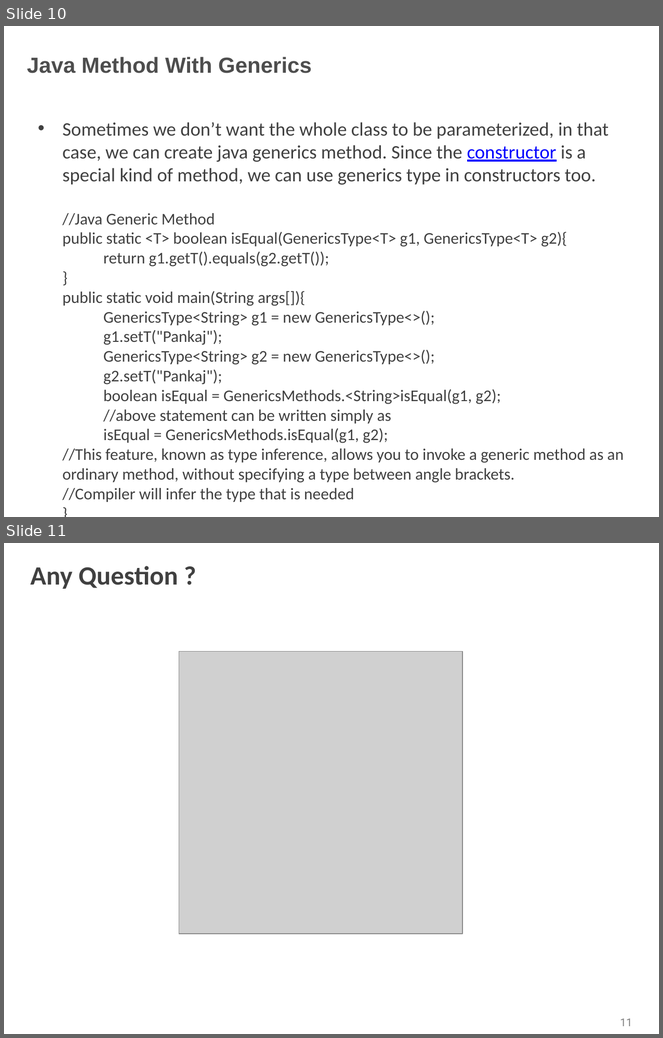
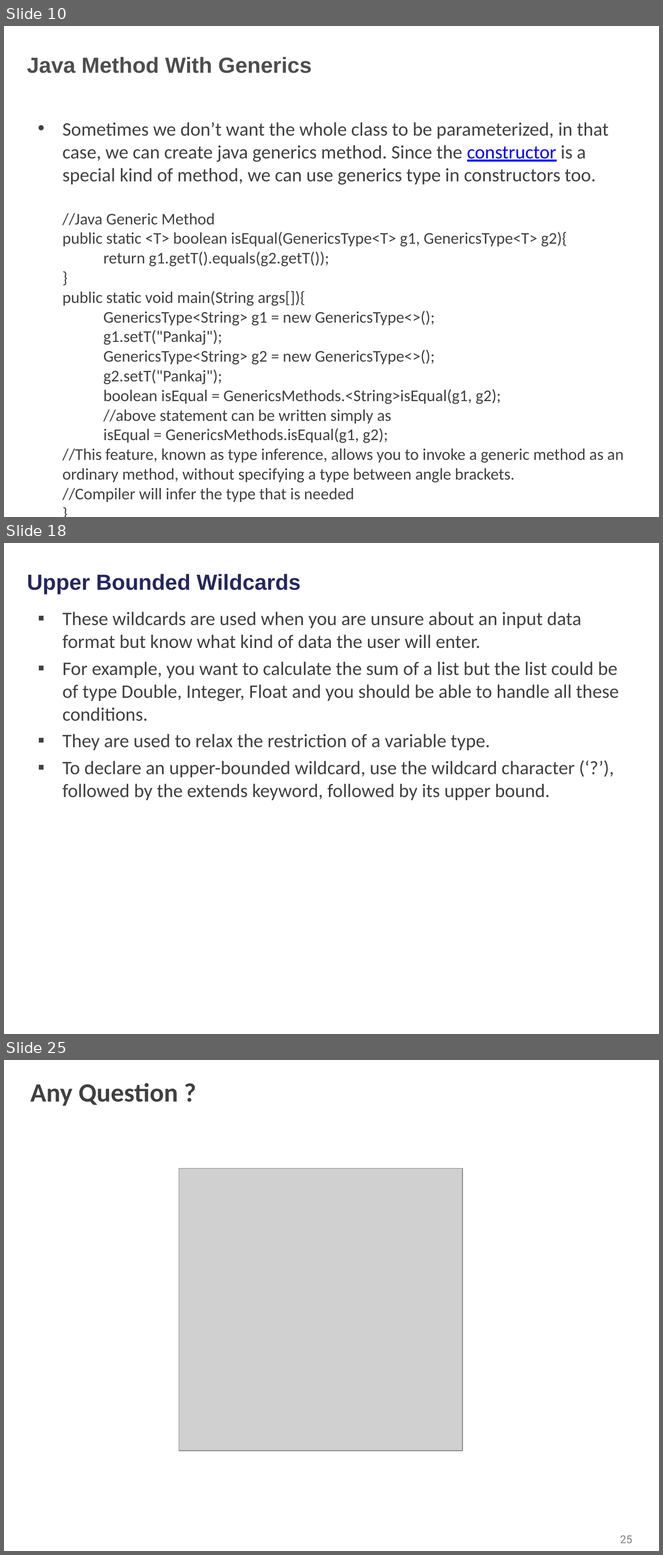
Before and after one commit to shalini06mittal/NCPIWS, a slide deck: ppt/Generics_Refresher.pptx. Shown one above the other, each under a label of ours: slides 10 and 11 before the commit, slides 10, 18 and 25 after it; the slides between them are not shown. The pictures are 663x1038 and 663x1555 pixels, drawn with LibreOffice and Linux fonts; fonts in the diff are those of the drawing; grey boxes stand for pictures; background and template pictures are left out. Boxes give left, top, right and bottom in pixels: in the first picture for what was removed or moved away, otherwise in the second. Text is boxed around its words. In the diff, an @@ line names an element or a change of style, - is before the commit and + after.

```diff
--- a/ppt/Generics_Refresher.pptx
+++ b/ppt/Generics_Refresher.pptx
@@ slide 18 added at [4,543,659,1034], background picture (left out) @@
@@ title added at [27,574,301,594], 24 pt, text #25265E, bold @@
+Upper Bounded Wildcards
@@ text added at [62,612,619,800], 21 pt, text #404040 @@
+▪ These wildcards are used when you are unsure about an input data format but know what kind of data the user will enter.
+▪ For example, you want to calculate the sum of a list but the list could be of type Double, Integer, Float and you should be able to handle all these conditions.
+▪ They are used to relax the restriction of a variable type.
+▪ To declare an upper-bounded wildcard, use the wildcard character (‘?’), followed by the extends keyword, followed by its upper bound.
@@ what was slide 11 is now slide 25 @@
@@ page number at [620,1536,633,1544]: text changed @@
-11
+25
```
Also in this commit, not shown: 13 other slides added, 5 other files.
